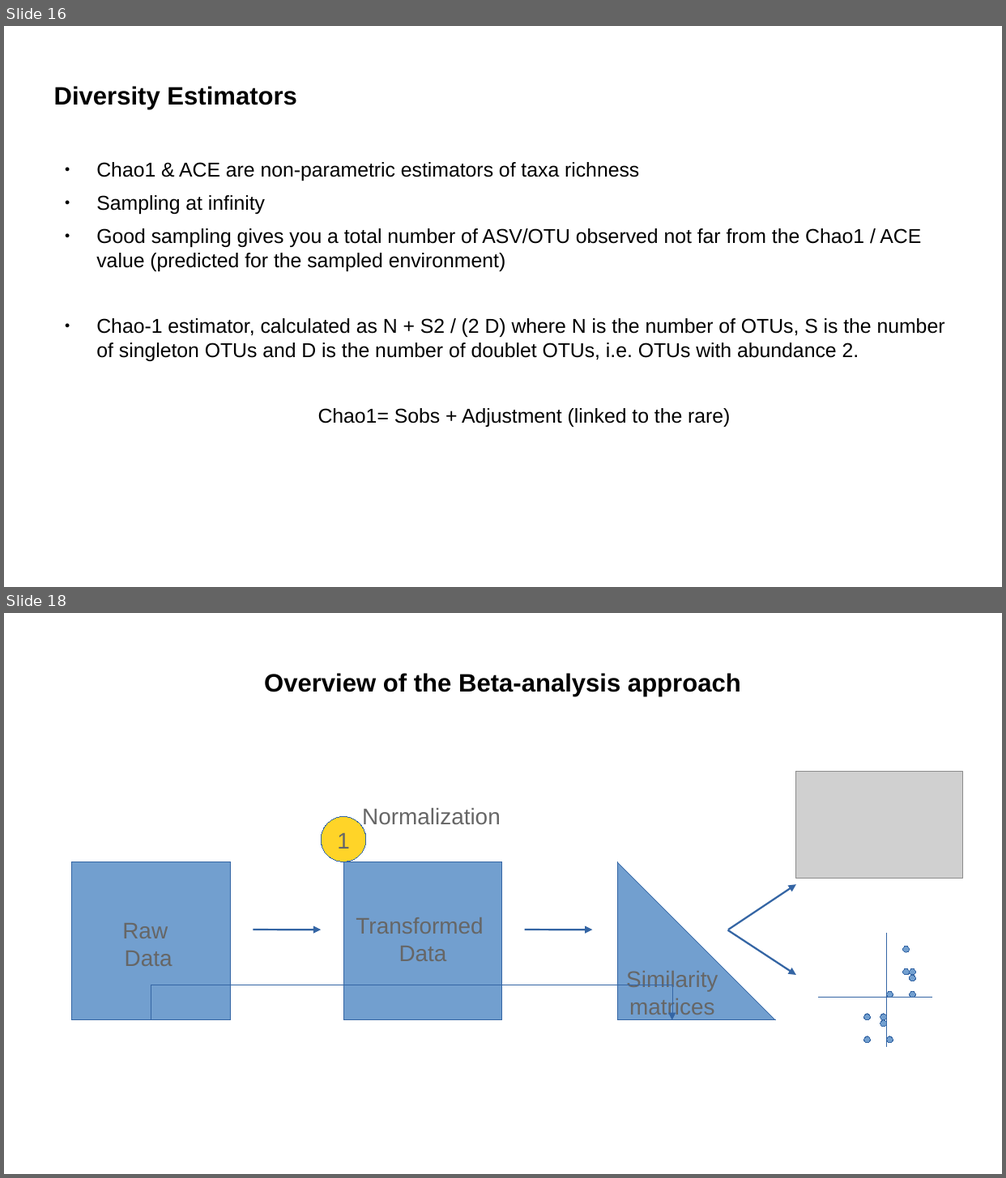
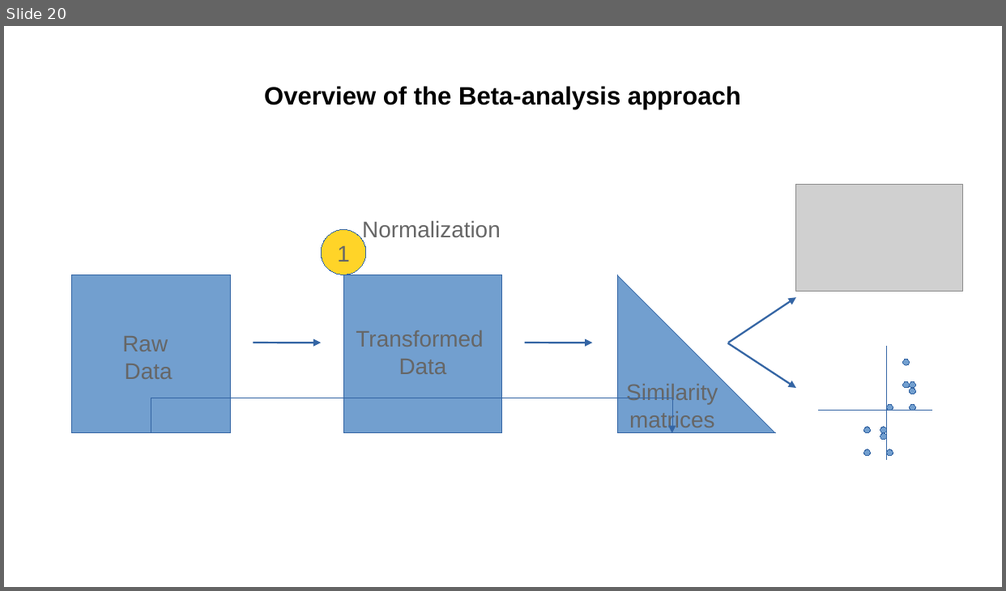
Before and after one commit to vincentmanz/Metagenomics_2024, a slide deck: Day_2/diversity indices.odp. Shown one above the other, each under a label of ours: slides 16 and 18 before the commit, slide 20 after it; the slides between them are not shown. The pictures are 1006x1178 and 1006x591 pixels, drawn with LibreOffice and Linux fonts; fonts in the diff are those of the drawing; grey boxes stand for pictures. Boxes give left, top, right and bottom in pixels: in the first picture for what was removed or moved away, otherwise in the second. Text is boxed around its words. In the diff, an @@ line names an element or a change of style, - is before the commit and + after.

```diff
--- a/Day_2/diversity indices.odp
+++ b/Day_2/diversity indices.odp
@@ slide 16 removed at box(4, 26, 1002, 587), background #FFFFFF @@
@@ title removed at box(54, 86, 297, 110) @@
-Diversity Estimators
@@ text removed at box(96, 162, 945, 427) @@
-● Chao1 & ACE are non-parametric estimators of taxa richness
-● Sampling at infinity
-● Good sampling gives you a total number of ASV/OTU observed not far from the Chao1 / ACE value (predicted for the sampled environment)
-● Chao-1 estimator, calculated as N + S2 / (2 D) where N is the number of OTUs, S is the number of singleton OTUs and D is the number of doublet OTUs, i.e. OTUs with abundance 2.
-Chao1= Sobs + Adjustment (linked to the rare)
@@ what was slide 18 is now slide 20 @@
```
Also in this commit, not shown: 9 slides changed, 18 slides added, 6 other slides removed, 1 other file.
